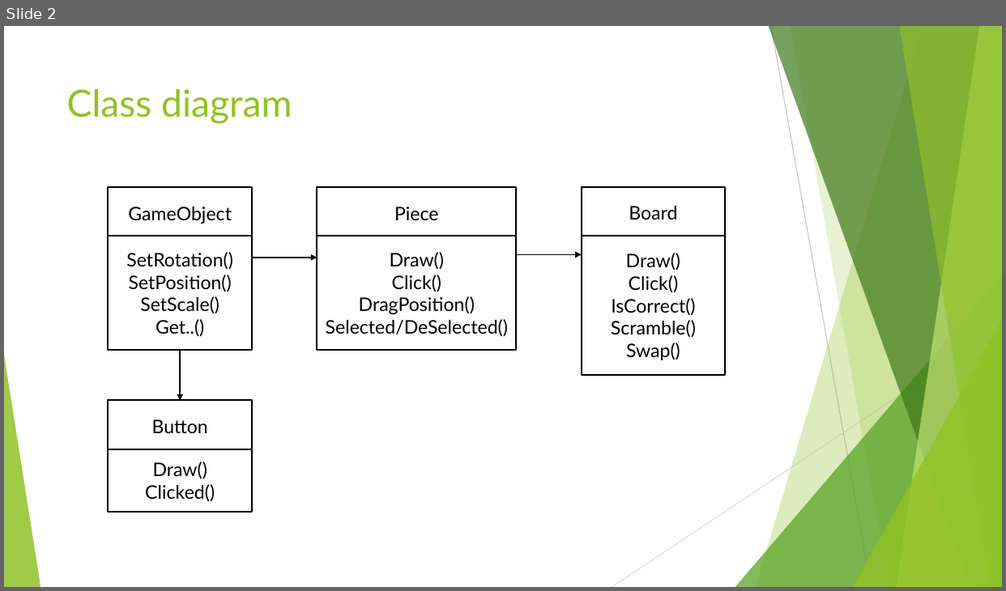
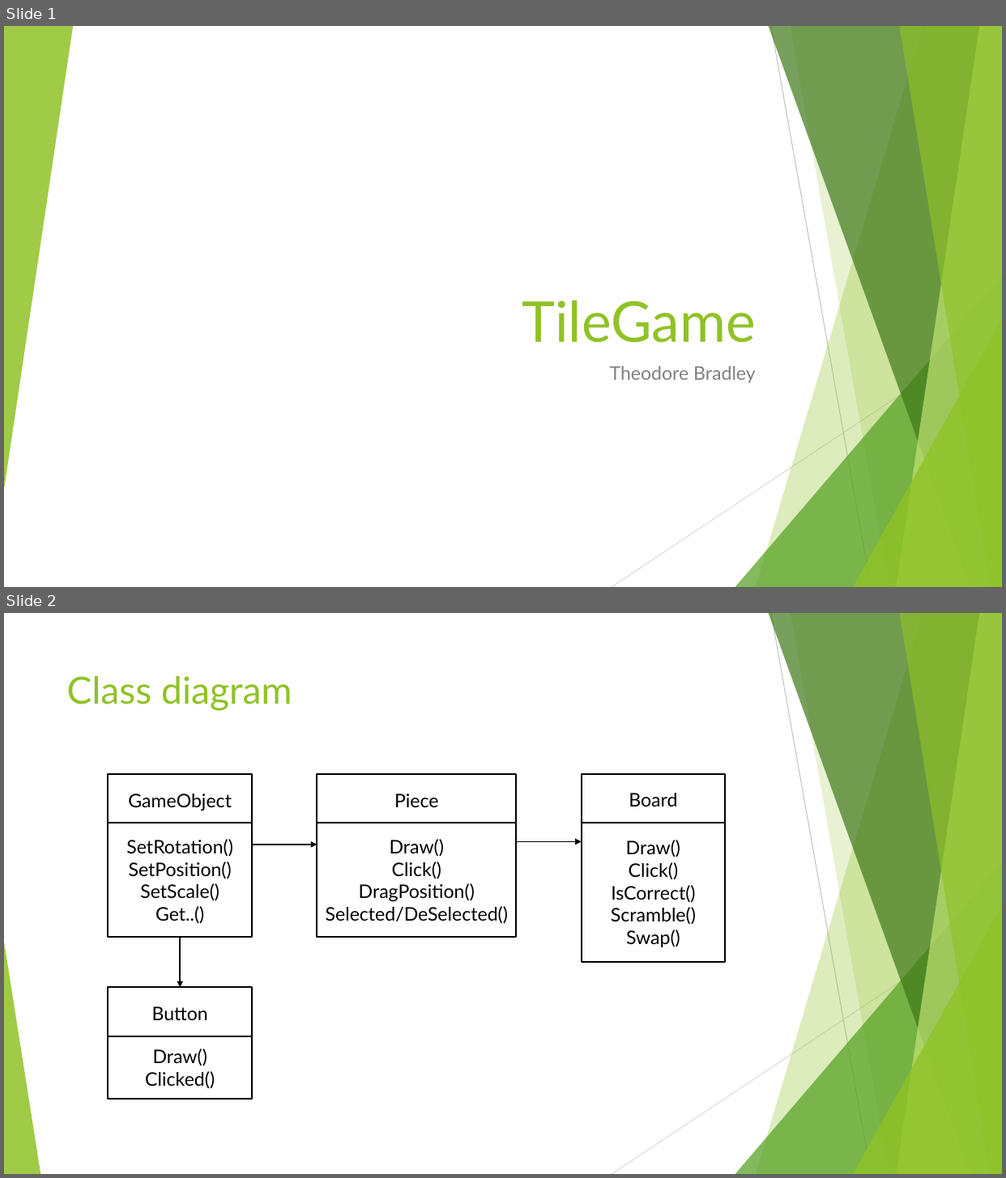
Before and after one commit to Theo-Bradley/TileGame, a slide deck: Presentation.pptx. Shown one above the other, each under a label of ours: slide 2 before the commit, slides 1 and 2 after it. The pictures are 1006x591 and 1006x1178 pixels, drawn with LibreOffice and Linux fonts; fonts in the diff are those of the drawing. Boxes give left, top, right and bottom in pixels: in the first picture for what was removed or moved away, otherwise in the second. Text is boxed around its words. In the diff, an @@ line names an element or a change of style, - is before the commit and + after.

```diff
--- a/Presentation.pptx
+++ b/Presentation.pptx
@@ slide 1 added at <box>4,26,1002,587</box>, background #FFFFFF; not listed: 9 template elements that a slide beside it also shows @@
@@ triangle added at <box>4,26,73,490</box>, fill #90C226 at 85% opacity @@
@@ title added at <box>522,301,755,343</box>, 54 pt, text #90C226 @@
+TileGame
@@ subtitle added at <box>610,366,756,383</box>, 18 pt, text #808080 @@
+Theodore Bradley
```
Also in this commit, not shown: 1 slide removed, 9 other files.
